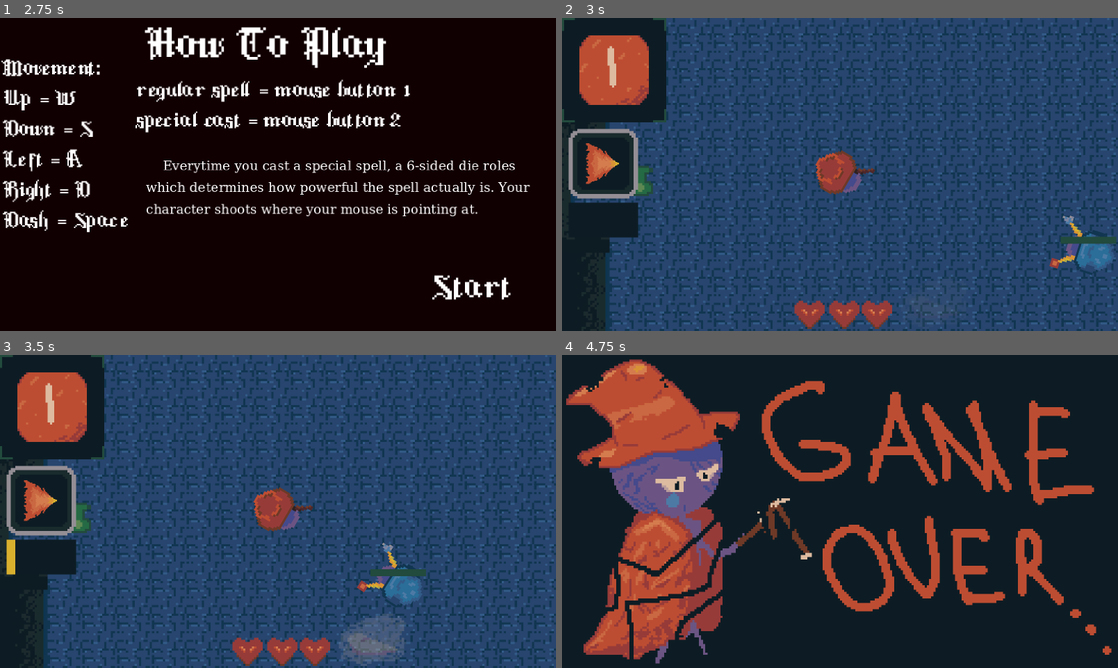
Above: before the commit, frames 1-4 (two rows, left to right).
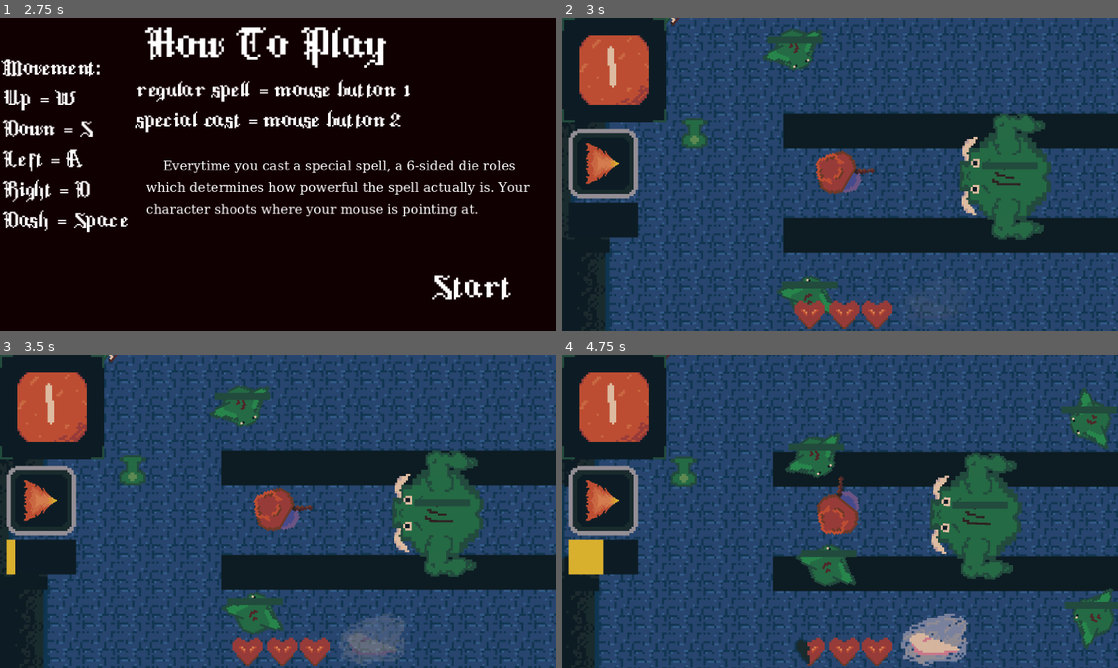
Above: after the commit, the same moments.

Repository: KatLuvsYa3/SELUGameJam26_Godot_Bros
Game: Godot game, scene res://main_scenes/Main_Menu/titlecreennew.tscn
The game is run twice, just before and just after one commit, with the same random seed, the same clock (stepped at 60 frames per second) and the same inputs.
Inputs (mouse positions are in pixels of both pictures, inside the frame that each line leads up to):
- Up to frame 1 (2.75 s): click "Play" at 0.5 s; click "⇒" at 1.25 s; tap Enter at 2 s; move the mouse to (400, 158) at 2.02 s; hold Right (ui_right) from 2.03 s (still down); hold K from 2.03 s (still down); click (400, 158) at 2.17 s; tap Space at 2.27 s
- Up to frame 2 (3 s): release Right (ui_right) at 2.75 s; release K at 2.75 s; click "Start" at 2.75 s
- Up to frame 3 (3.5 s): no input
- Up to frame 4 (4.75 s): move the mouse to (728, 527) at 3.52 s; hold S 3.53-4.28 s; tap K at 3.6 s; tap Space at 3.77 s; move the mouse to (895, 442) at 4.27 s; hold Right (ui_right) from 4.28 s (still down); hold K from 4.28 s (still down)

Frame 1 is identical in both runs. In frame 2, 19% of the frame differs, in the area x 12-100%, y 0-95%; in frame 3, 19%; in frame 4, 85%, in the area x 0-100%, y 0-100%.

Commit message:
boss stage 2

Diff:
--- a/scripts/resource/base_script.gd
+++ b/scripts/resource/base_script.gd
@@ -57,7 +57,7 @@
 var total_combats = 2
 
 func next_combat():
-	if combat_count == 0:
+	if combat_count == 2:
 		BaseScript.start_combat_scene("res://main_scenes/Battle_Levels/bossfight.tscn")
 	else:
 		if combat_count >= total_combats:
